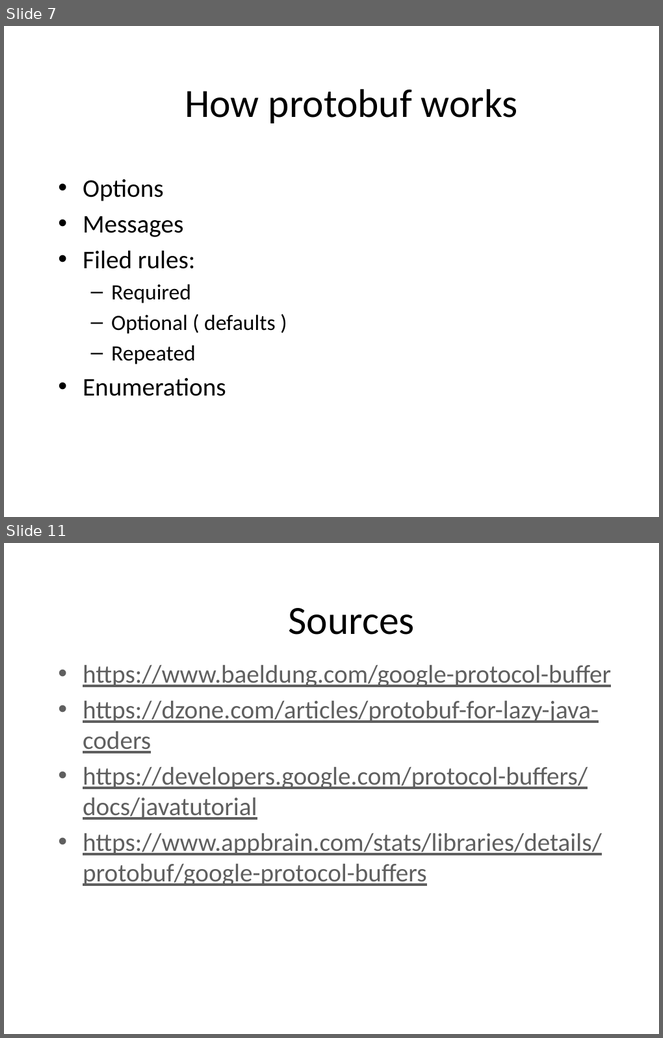
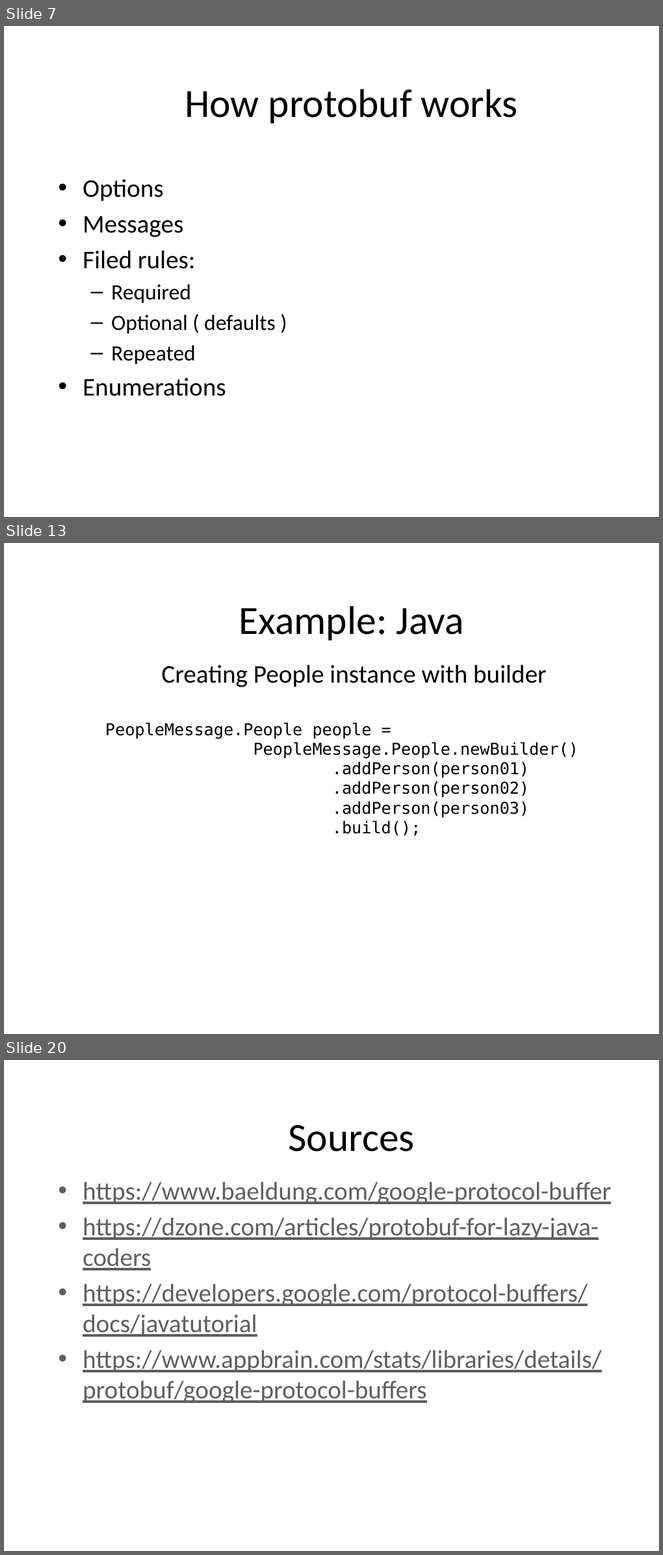
Before and after one commit to BartoszGardziejewski/ProtocolBufferDemo, a slide deck: ProtoBuff.pptx. Shown one above the other, each under a label of ours: slides 7 and 11 before the commit, slides 7, 13 and 20 after it; the slides between them are not shown. The pictures are 663x1038 and 663x1555 pixels, drawn with LibreOffice and Linux fonts; fonts in the diff are those of the drawing; background and template pictures are left out. Boxes give left, top, right and bottom in pixels: in the first picture for what was removed or moved away, otherwise in the second. Text is boxed around its words. In the diff, an @@ line names an element or a change of style, - is before the commit and + after.

```diff
--- a/ProtoBuff.pptx
+++ b/ProtoBuff.pptx
@@ slide 13 added at [4, 543, 659, 1034], background picture (left out) @@
@@ text added at [239, 606, 465, 641], 44 pt, text #000000 @@
+Example: Java
@@ text added at [161, 665, 547, 687], 28 pt, text #000000 @@
+Creating People instance with builder
@@ text added at [105, 722, 579, 836], 18 pt, text #000000 @@
+PeopleMessage.People people =
+PeopleMessage.People.newBuilder()
+.addPerson(person01)
+.addPerson(person02)
+.addPerson(person03)
+.build();
@@ what was slide 11 is now slide 20 @@
```
Also in this commit, not shown: 3 slides changed, 10 other slides added, 2 slides removed, 5 other files.
